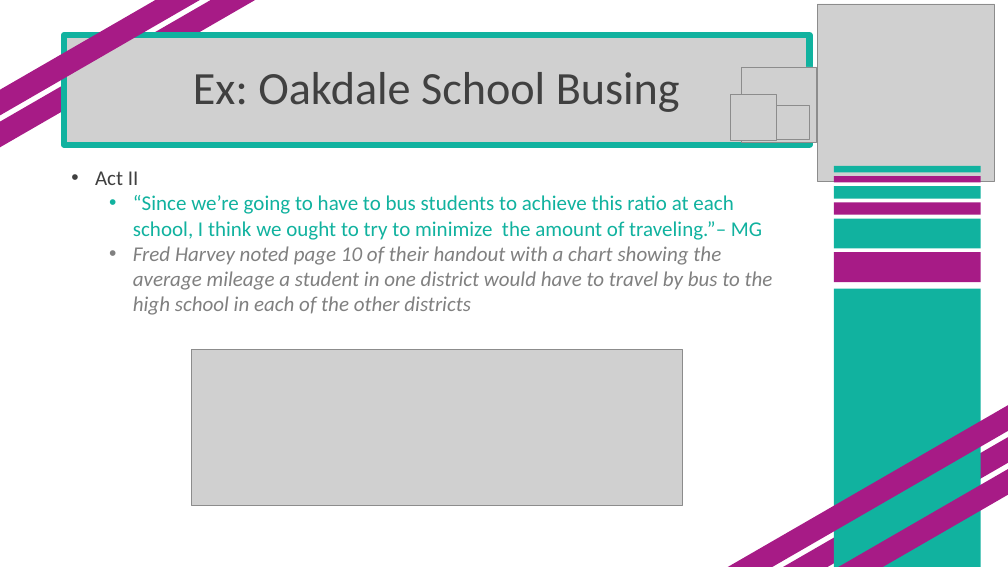
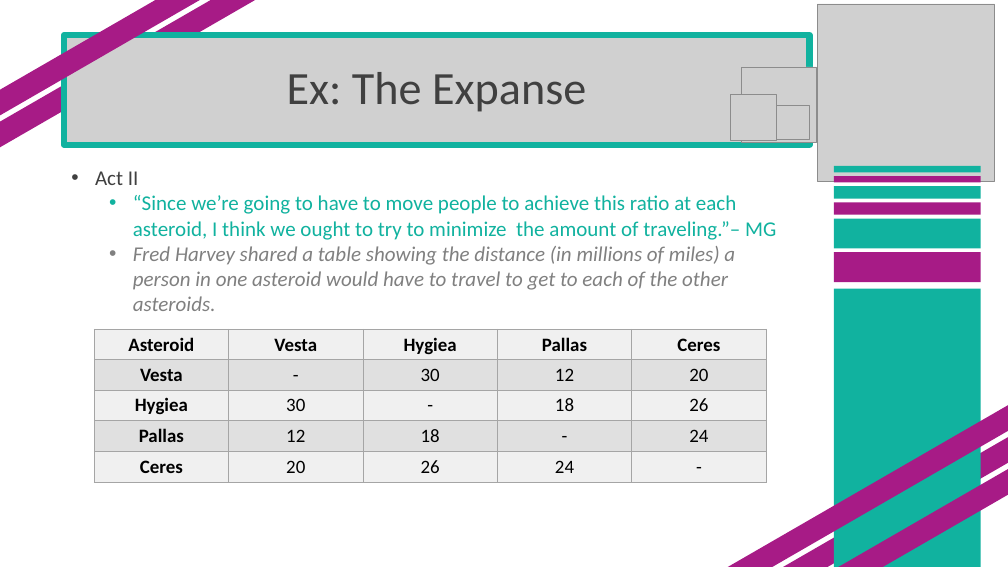
Before and after one commit to SuperMarioGiacomazzo/STOR305_WEBSITE, a slide deck: slide 12 of Lectures/Lecture 16/Lecture 16.pptx (slide 11 before the commit). Drawn at 1008x567 pixels with LibreOffice and Linux fonts; fonts in the diff are those of the drawing; grey boxes stand for pictures. Boxes give left, top, right and bottom in pixels: in the first picture for what was removed or moved away, otherwise in the second. Text is boxed around its words. In the diff, an @@ line names an element or a change of style, - is before the commit and + after.

```diff
--- a/Lectures/Lecture 16/Lecture 16.pptx
+++ b/Lectures/Lecture 16/Lecture 16.pptx
@@ title at (287,72,586,112): text changed @@
-Ex: Oakdale School Busing
+Ex: The Expanse
@@ text at (133,195,776,311): text changed @@
-  • “Since we’re going to have to bus students to achieve this ratio at each school, I think we ought to try to minimize the amount of traveling.”– MG
-  • Fred Harvey noted page 10 of their handout with a chart showing the average mileage a student in one district would have to travel by bus to the high school in each of the other districts
+  • “Since we’re going to have to move people to achieve this ratio at each asteroid, I think we ought to try to minimize the amount of traveling.”– MG
+  • Fred Harvey shared a table showing the distance (in millions of miles) a person in one asteroid would have to travel to get to each of the other asteroids.
@@ table added at (95,329,768,482), 5 rows, 5 columns @@
+Asteroid | Vesta | Hygiea | Pallas | Ceres
+Vesta | - | 30 | 12 | 20
+Hygiea | 30 | - | 18 | 26
+Pallas | 12 | 18 | - | 24
+Ceres | 20 | 26 | 24 | -
@@ picture removed at (191,349,682,505) @@
```
Also in this commit, not shown: 6 other slides changed, 2 slides added, 1 slide removed, 6 other files.
